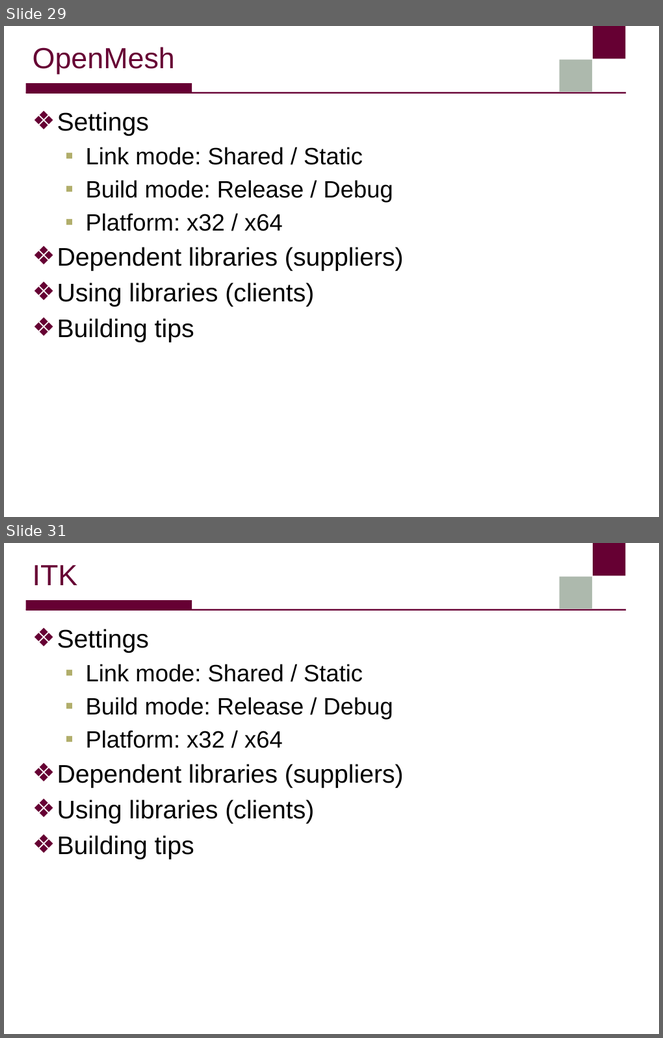
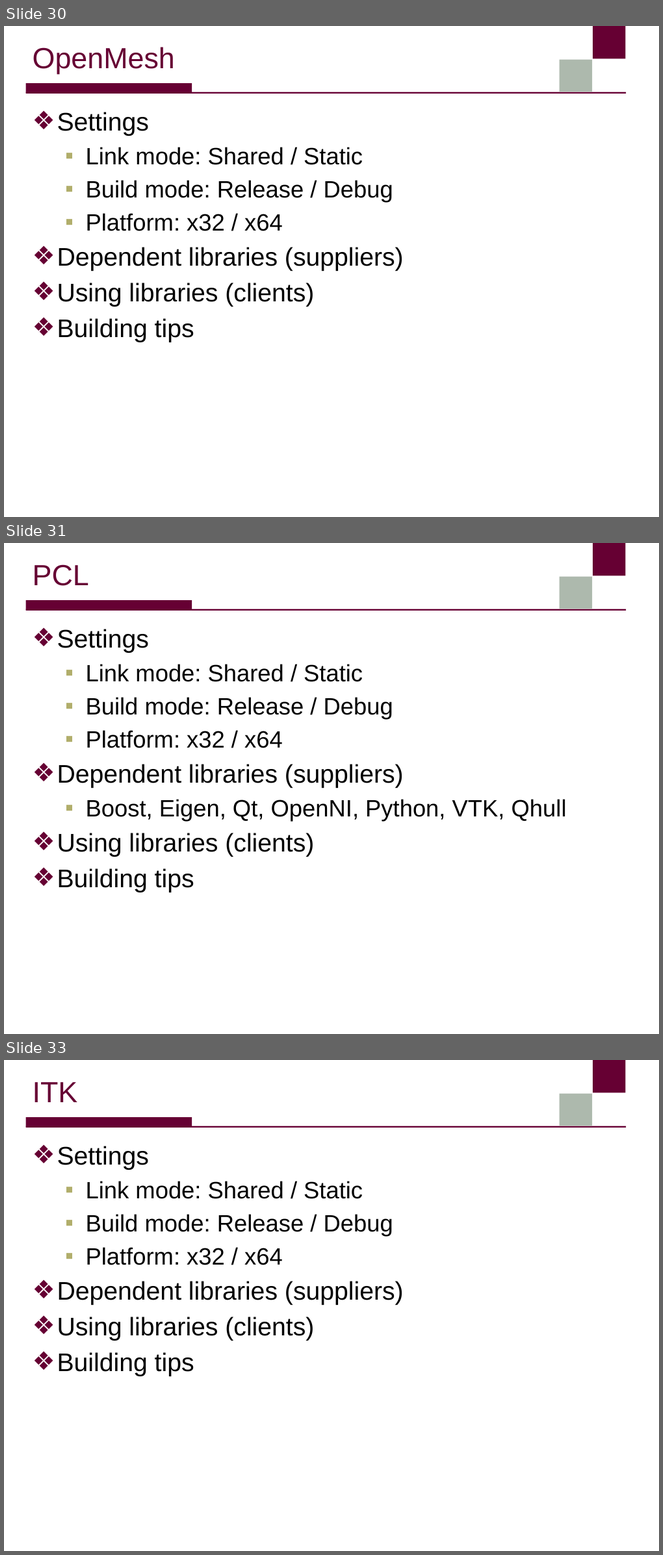
Before and after one commit to sangwook236/SWDT, a slide deck: sw_dev/cpp/external_library_dependency_cpp.pptx. Shown one above the other, each under a label of ours: slides 29 and 31 before the commit, slides 30, 31 and 33 after it; the slides between them are not shown. The pictures are 663x1038 and 663x1555 pixels, drawn with LibreOffice and Linux fonts; fonts in the diff are those of the drawing; background and template pictures are left out. Boxes give left, top, right and bottom in pixels: in the first picture for what was removed or moved away, otherwise in the second. Text is boxed around its words. In the diff, an @@ line names an element or a change of style, - is before the commit and + after.

```diff
--- a/sw_dev/cpp/external_library_dependency_cpp.pptx
+++ b/sw_dev/cpp/external_library_dependency_cpp.pptx
@@ slide 31 added at (4, 543, 659, 1034), background #FFFFFF; not listed: 4 template elements that a slide beside it also shows @@
@@ title added at (33, 564, 89, 586), 32 pt, text #660033 @@
+PCL
@@ text added at (57, 629, 567, 893), 26 pt, text #000000 @@
+❖ Settings
+  ▪ Link mode: Shared / Static
+  ▪ Build mode: Release / Debug
+  ▪ Platform: x32 / x64
+❖ Dependent libraries (suppliers)
+  ▪ Boost, Eigen, Qt, OpenNI, Python, VTK, Qhull
+❖ Using libraries (clients)
+❖ Building tips
@@ what was slide 29 is now slide 30 @@
@@ what was slide 31 is now slide 33 @@
```
Also in this commit, not shown: 5 slides changed, 2 other slides added.
